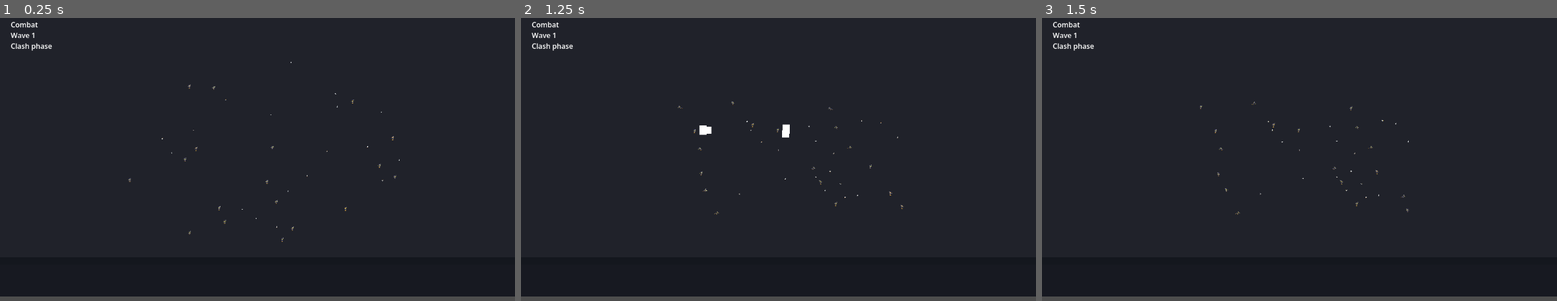
Above: before the commit, frames 1-3 (left to right).
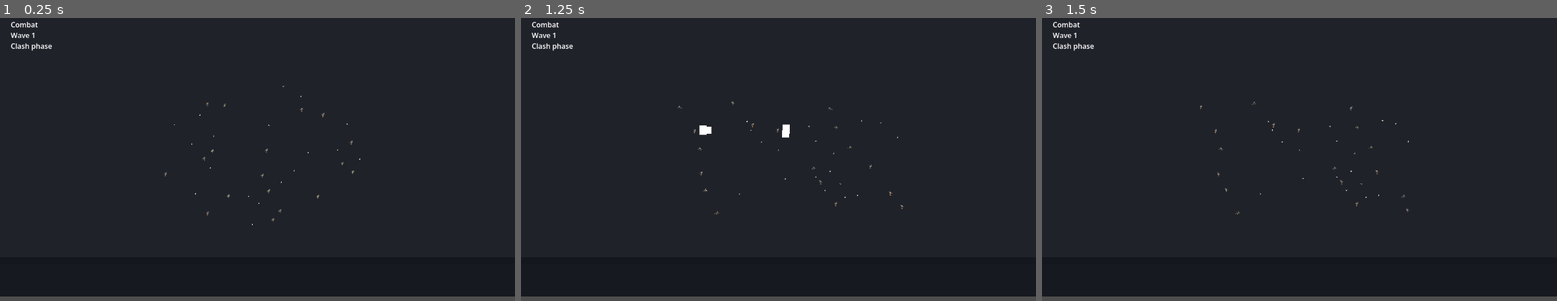
Above: after the commit, the same moments.

Repository: changingzhao-cpu/demo
Game: Godot game, scene res://scenes/main/main_scene.tscn
The game is run twice, just before and just after one commit, with the same random seed, the same clock (stepped at 60 frames per second) and the same inputs.
Inputs (mouse positions are in pixels of both pictures, inside the frame that each line leads up to):
- Up to frame 1 (0.25 s): no input
- Up to frame 2 (1.25 s): tap Enter at 0.5, 0.6 s; move the mouse to (891, 142) at 0.52 s; click (891, 142) at 0.67 s
- Up to frame 3 (1.5 s): move the mouse to (1196, 170) at 1.27 s; tap Keypad Enter at 1.35 s; click (1196, 170) at 1.42 s

The runs differ from the first frame. In frame 1, 0.2% of the frame differs, in the area x 24-78%, y 15-80%; in frame 2, nothing differs; in frame 3, nothing differs.

Commit message:
Tighten initialization framing around the unit mass.
Reduce the randomized initialization spread and increase the screen-space mapping scale so the opening unit footprint matches the reference composition more closely.

Co-Authored-By: Claude Sonnet 4.6 (1M context) <noreply@anthropic.com>

Diff:
--- a/scripts/battle/battle_scene_runtime.gd
+++ b/scripts/battle/battle_scene_runtime.gd
@@ -4,9 +4,9 @@
 const SCREEN_CENTER := Vector2(640.0, 408.0)
 const SCREEN_SCALE := Vector2(28.0, 20.0)
 const INIT_DISPLAY_COUNT := 36
-const INIT_REGION_RADIUS := Vector2(360.0, 210.0)
-const INIT_MIN_DISTANCE := 28.0
-const INIT_JITTER := 18.0
+const INIT_REGION_RADIUS := Vector2(255.0, 158.0)
+const INIT_MIN_DISTANCE := 24.0
+const INIT_JITTER := 12.0
 const INIT_HOLD_SECONDS := 1.2
 
 @onready var _controller = $BattleController
@@ -133,7 +133,7 @@
 	_initial_layout_positions.clear()
 	if _controller == null or not _controller.has_method("get_visible_entity_screen_payloads"):
 		return
-	var payloads: Array = _controller.call("get_visible_entity_screen_payloads", INIT_DISPLAY_COUNT, SCREEN_CENTER, Vector2(18.0, 13.0))
+	var payloads: Array = _controller.call("get_visible_entity_screen_payloads", INIT_DISPLAY_COUNT, SCREEN_CENTER, Vector2(24.0, 17.0))
 	var placed_points: Array[Vector2] = []
 	for payload in payloads:
 		var entity_id := int(payload.get("entity_id", -1))
@@ -166,7 +166,7 @@
 func _apply_initial_layout_to_views() -> void:
 	if _controller == null:
 		return
-	var payloads: Array = _controller.call("get_visible_entity_screen_payloads", _unit_layer.get_child_count(), SCREEN_CENTER, Vector2(18.0, 13.0))
+	var payloads: Array = _controller.call("get_visible_entity_screen_payloads", _unit_layer.get_child_count(), SCREEN_CENTER, Vector2(24.0, 17.0))
 	for payload in payloads:
 		var entity_id := int(payload.get("entity_id", -1))
 		if entity_id == -1:
